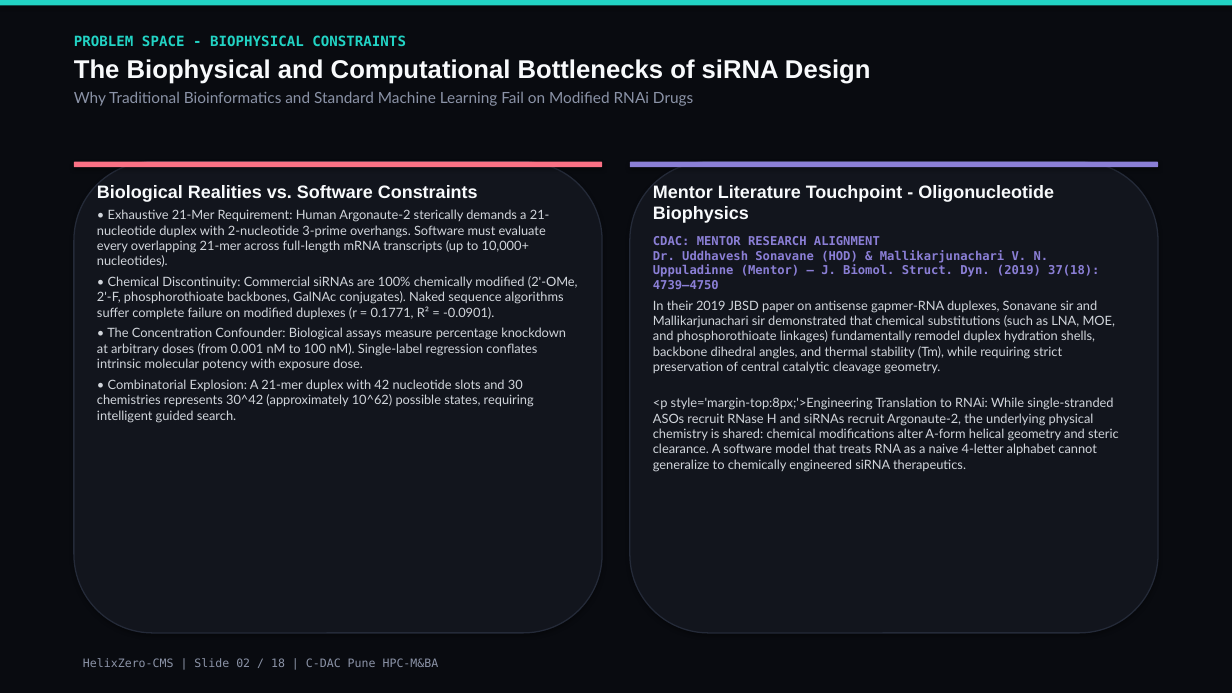
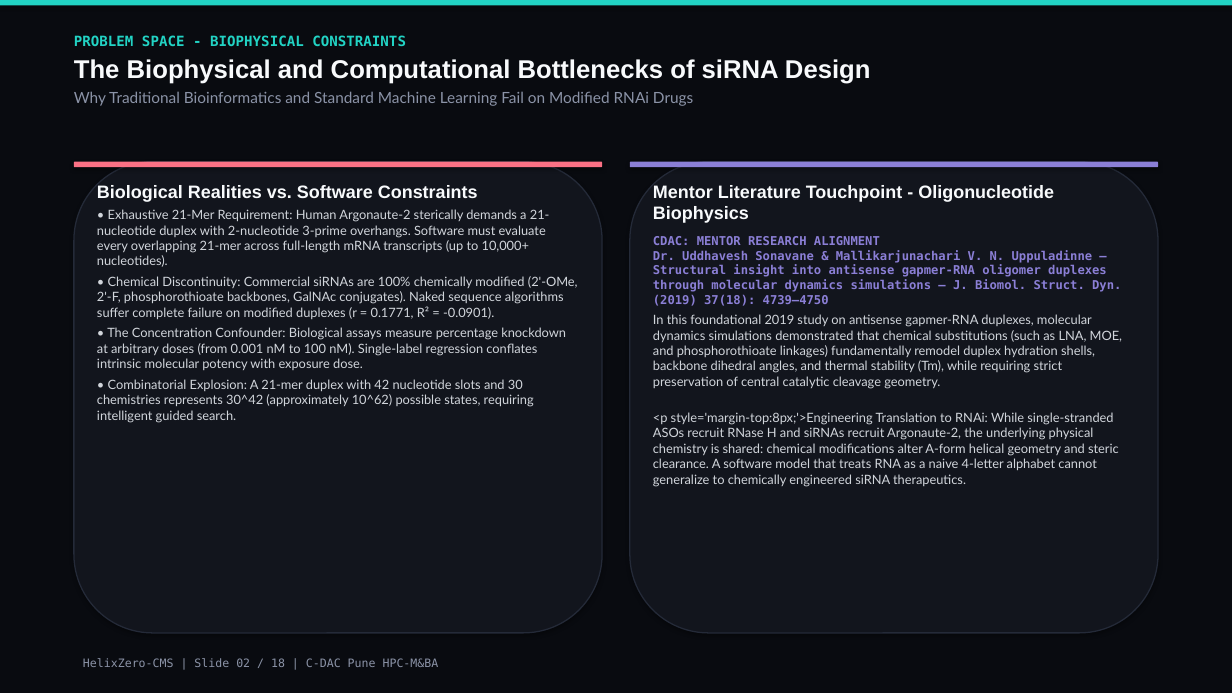
Before and after one commit to nitinjadhav888/Helixzerocms-CDAC, a slide deck: slide 2 of Paper/HelixZero_Software_Presentation.pptx. Drawn at 1232x693 pixels with LibreOffice and Linux fonts; fonts in the diff are those of the drawing. Boxes give left, top, right and bottom in pixels: in the first picture for what was removed or moved away, otherwise in the second. Text is boxed around its words. In the diff, an @@ line names an element or a change of style, - is before the commit and + after.

```diff
--- a/Paper/HelixZero_Software_Presentation.pptx
+++ b/Paper/HelixZero_Software_Presentation.pptx
@@ text at [653,236,1122,389]: text changed @@
-CDAC: MENTOR RESEARCH ALIGNMENT
-Dr. Uddhavesh Sonavane (HOD) & Mallikarjunachari V. N. Uppuladinne (Mentor) — J. Biomol. Struct. Dyn. (2019) 37(18): 4739–4750
-In their 2019 JBSD paper on antisense gapmer-RNA duplexes, Sonavane sir and Mallikarjunachari sir demonstrated that chemical substitutions (such as LNA, MOE, and phosphorothioate linkages) fundamentally remodel duplex hydration shells, backbone dihedral angles, and thermal stability (Tm), while requiring strict preservation of central catalytic cleavage geometry.
+CDAC: MENTOR RESEARCH ALIGNMENT
+Dr. Uddhavesh Sonavane & Mallikarjunachari V. N. Uppuladinne — Structural insight into antisense gapmer-RNA oligomer duplexes through molecular dynamics simulations — J. Biomol. Struct. Dyn. (2019) 37(18): 4739–4750
+In this foundational 2019 study on antisense gapmer-RNA duplexes, molecular dynamics simulations demonstrated that chemical substitutions (such as LNA, MOE, and phosphorothioate linkages) fundamentally remodel duplex hydration shells, backbone dihedral angles, and thermal stability (Tm), while requiring strict preservation of central catalytic cleavage geometry.
```
Also in this commit, not shown: 4 other slides changed, 11 other files.
